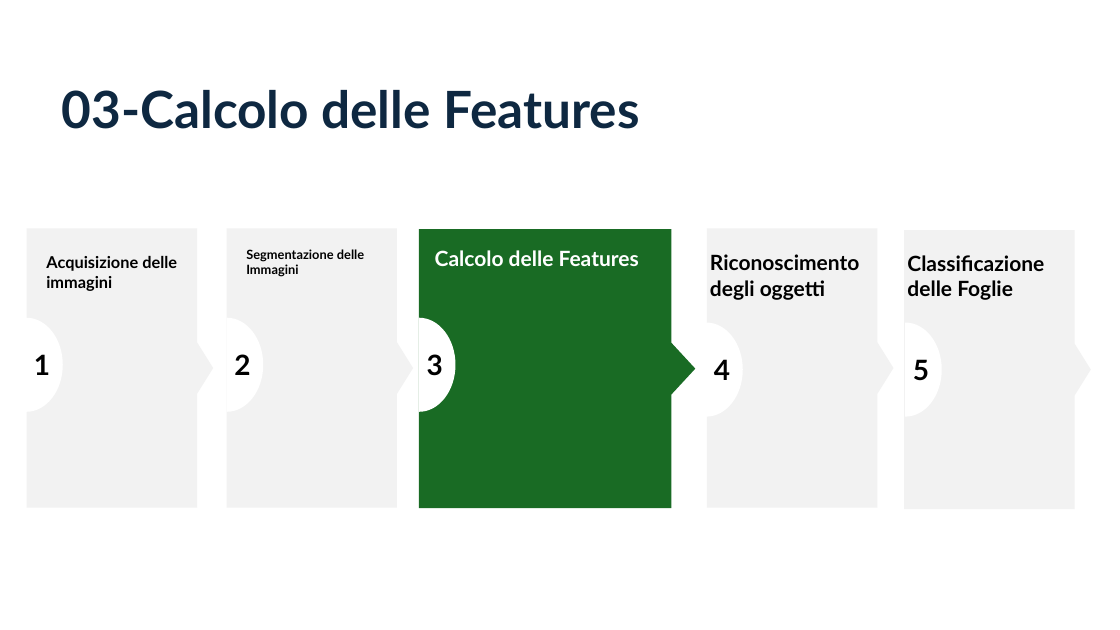
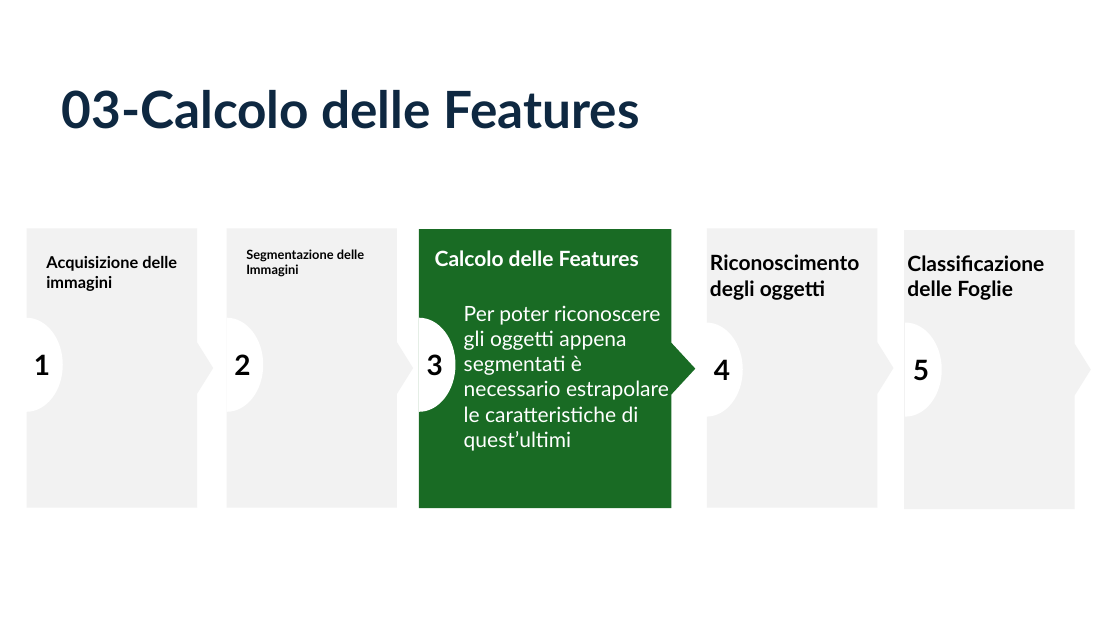
Before and after one commit to aleeteo/leaf_ID, a slide deck: slide 13 of presentazione/ProjectLeafWIP.pptx. Drawn at 1120x630 pixels with LibreOffice and Linux fonts; fonts in the diff are those of the drawing. Boxes give left, top, right and bottom in pixels: in the first picture for what was removed or moved away, otherwise in the second. Text is boxed around its words. In the diff, an @@ line names an element or a change of style, - is before the commit and + after.

```diff
--- a/presentazione/ProjectLeafWIP.pptx
+++ b/presentazione/ProjectLeafWIP.pptx
@@ text added at [464,306,669,451], 18 pt, text #FFFFFF @@
+Per poter riconoscere gli oggetti appena segmentati è necessario estrapolare le caratteristiche di quest’ultimi
```
Also in this commit, not shown: 1 other slide changed, 4 slides added, 1 slide removed.
